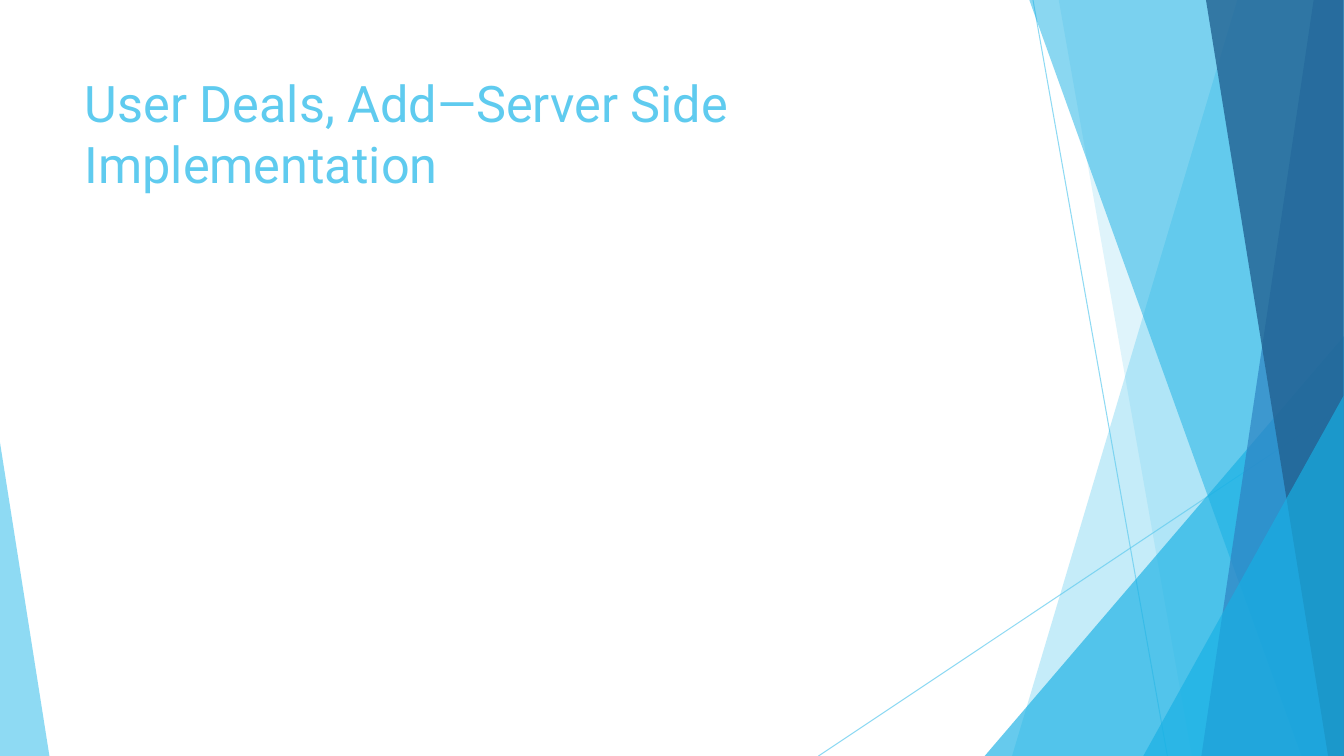
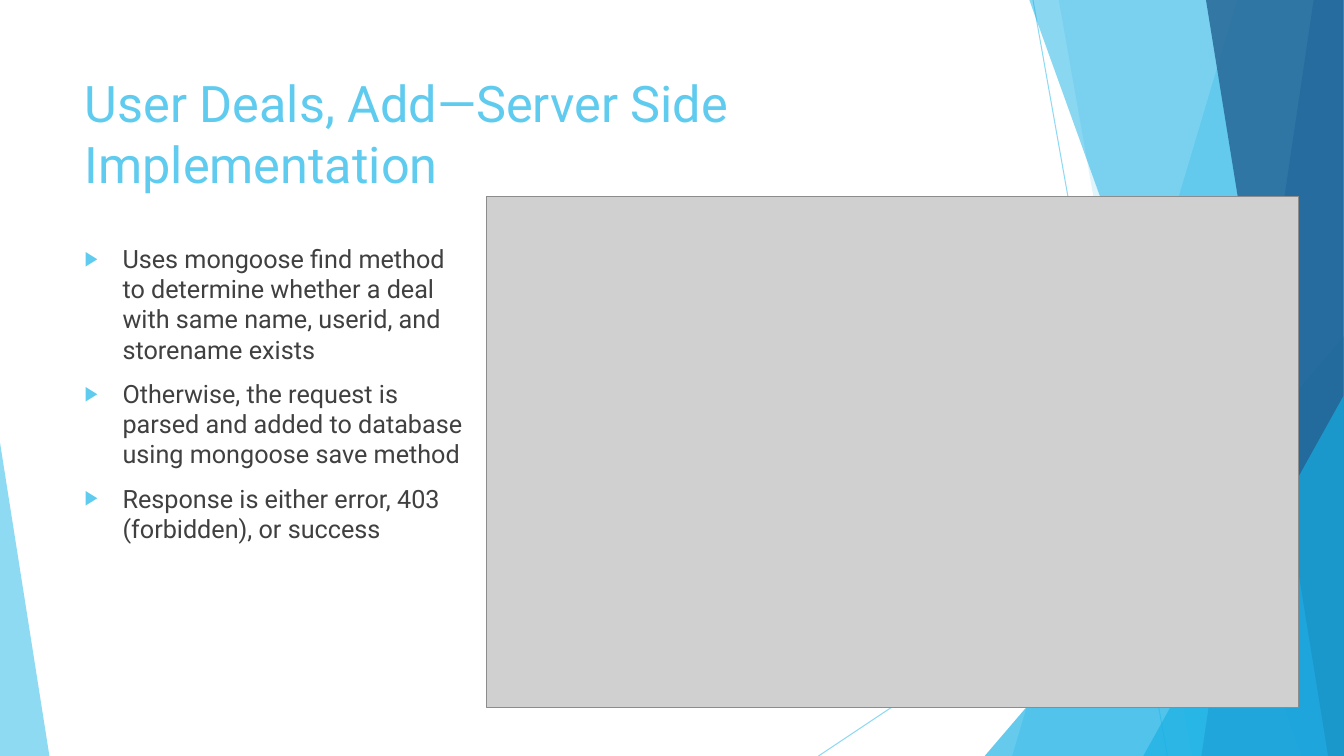
Before and after one commit to garciaac01/acs560_course_project, a slide deck: slide 17 of My EZ Shopper.pptx (slide 15 before the commit). Drawn at 1344x756 pixels with LibreOffice and Linux fonts; fonts in the diff are those of the drawing; grey boxes stand for pictures. Boxes give left, top, right and bottom in pixels: in the first picture for what was removed or moved away, otherwise in the second. Text is boxed around its words. In the diff, an @@ line names an element or a change of style, - is before the commit and + after.

```diff
--- a/My EZ Shopper.pptx
+++ b/My EZ Shopper.pptx
@@ picture added at [487,197,1300,707] @@
@@ text added at [123,249,462,544], 18 pt, text #404040 @@
+▶ Uses mongoose find method to determine whether a deal with same name, userid, and storename exists
+▶ Otherwise, the request is parsed and added to database using mongoose save method
+▶ Response is either error, 403 (forbidden), or success
```
Also in this commit, not shown: 10 other slides changed, 7 slides added, 2 slides removed.
